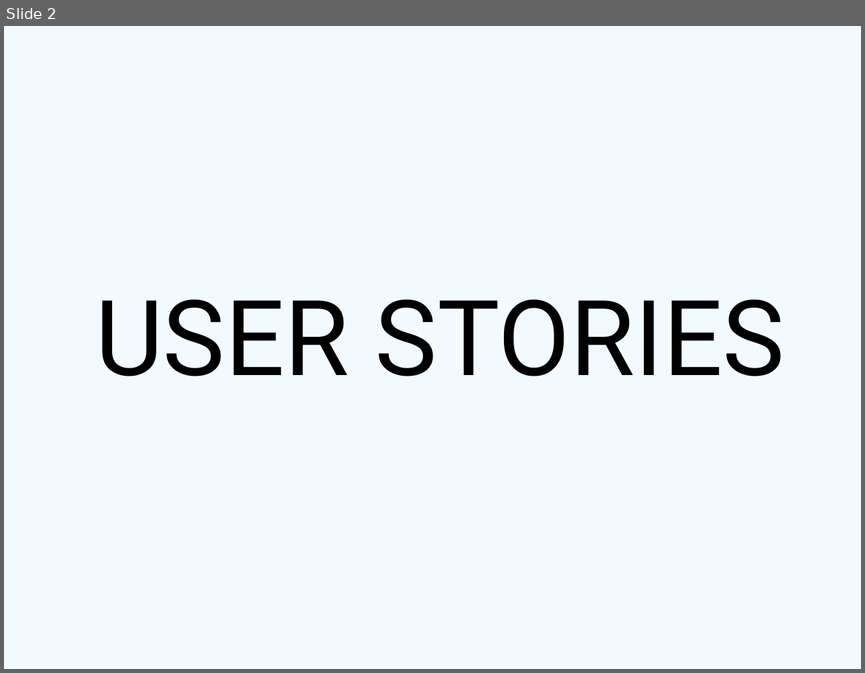
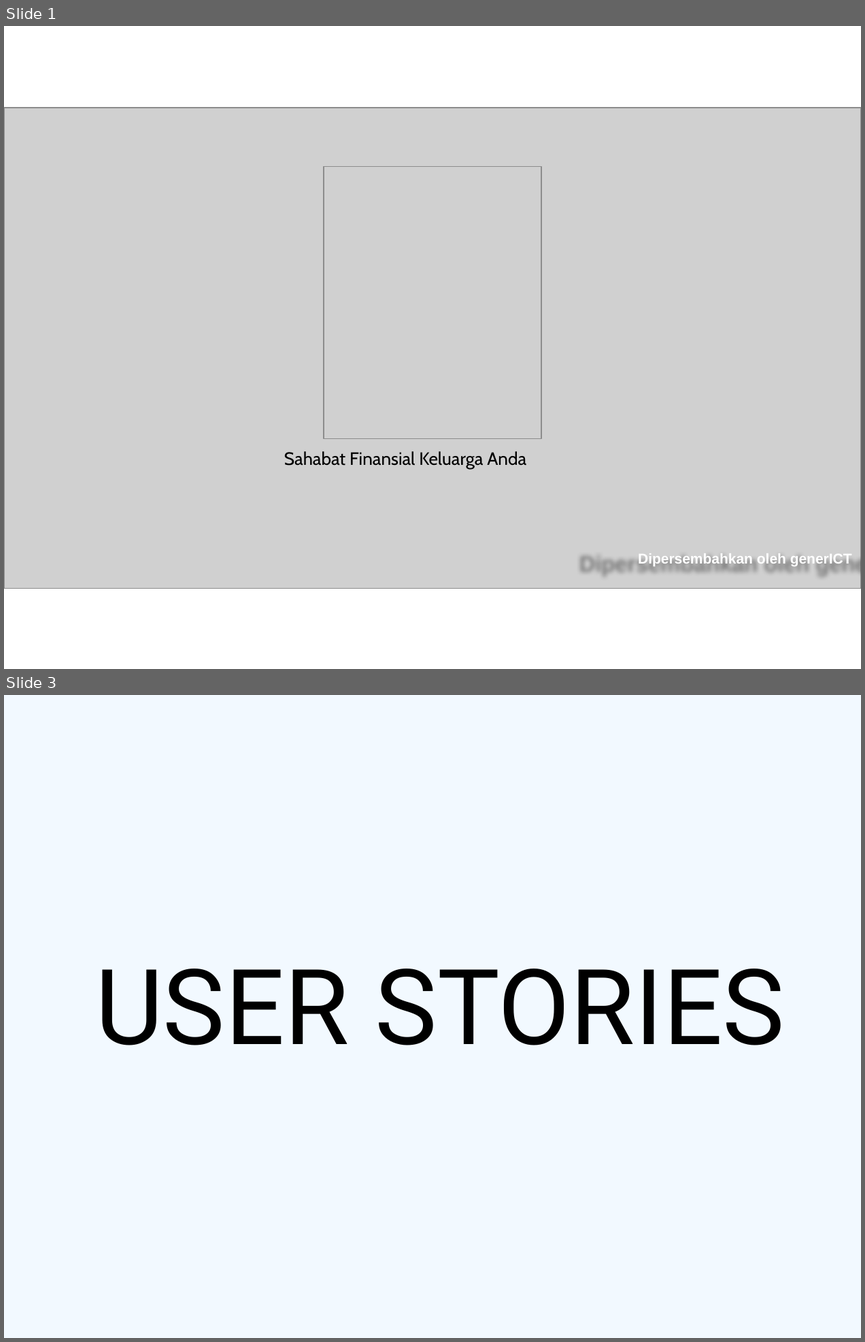
Before and after one commit to ppl-uai-2017/operkredit, a slide deck: dokumen/generICT_sprint1.pptx. Shown one above the other, each under a label of ours: slide 2 before the commit, slides 1 and 3 after it; the slides between them are not shown. The pictures are 865x673 and 865x1342 pixels, drawn with LibreOffice and Linux fonts; fonts in the diff are those of the drawing; grey boxes stand for pictures. Boxes give left, top, right and bottom in pixels: in the first picture for what was removed or moved away, otherwise in the second. Text is boxed around its words. In the diff, an @@ line names an element or a change of style, - is before the commit and + after.

```diff
--- a/dokumen/generICT_sprint1.pptx
+++ b/dokumen/generICT_sprint1.pptx
@@ slide 1 added at [4, 26, 861, 669], background #FFFFFF @@
@@ picture added at [4, 108, 861, 588] @@
@@ picture added at [324, 167, 541, 438] @@
@@ text added at [284, 451, 526, 469], 15 pt, text #000000 @@
+Sahabat Finansial Keluarga Anda
@@ text added at [638, 553, 852, 566], 12 pt, text #FFFFFF, bold @@
+Dipersembahkan oleh generICT
@@ what was slide 2 is now slide 3 @@
```
Also in this commit, not shown: 4 slides changed, 1 slide removed.
